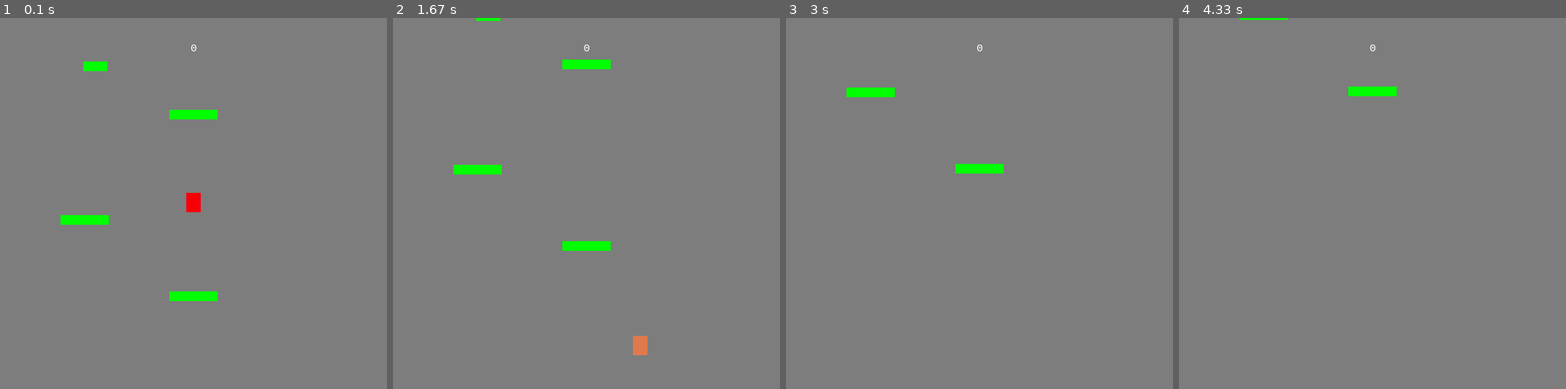
Above: before the commit, frames 1-4 (left to right).
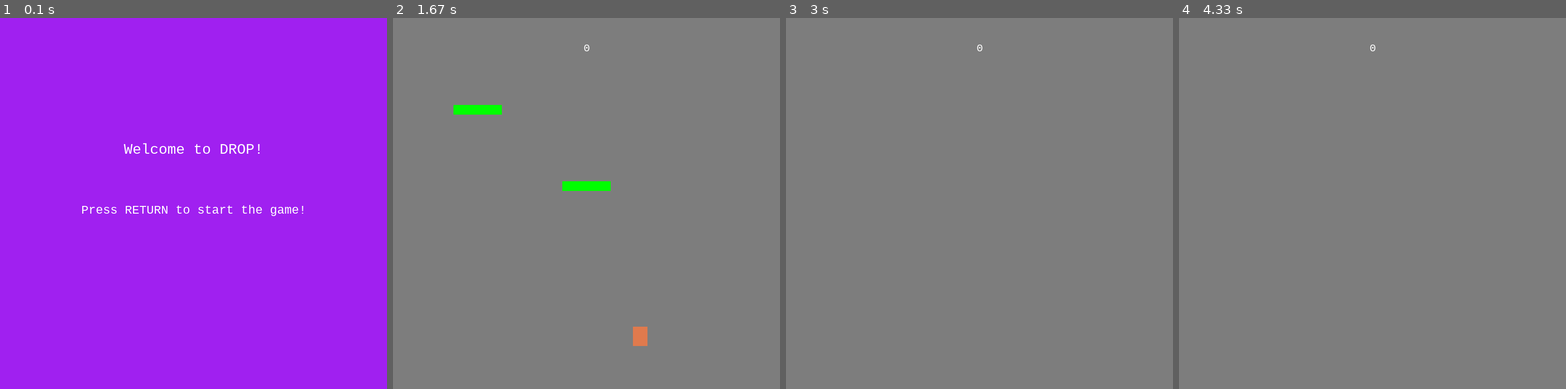
Above: after the commit, the same moments.

Repository: BulSU-BSCpE2B-Group2/DROP
Game: pygame game, started from main.py
The game is run twice, just before and just after one commit, with the same random seed, the same clock (stepped at 60 frames per second) and the same inputs.
Inputs:
- Up to frame 1 (0.1 s): no input
- Up to frame 2 (1.67 s): tap Enter at 0.33 s; tap R at 0.67 s; hold Right 1-1.47 s
- Up to frame 3 (3 s): no input
- Up to frame 4 (4.33 s): no input

The runs differ from the first frame. In frame 1, 100% of the frame differs, in the area x 0-100%, y 0-100%; in frame 2, 1.9%; in frame 3, 0.7%; in frame 4, 0.4%.

Commit message:
Did a little cleanup on some lines

Diff:
--- a/main.py
+++ b/main.py
@@ -11,7 +11,7 @@
         # initialize game window, etc.
         pg.init()
         pg.mixer.init()
-        self.screen = pg.display.set_mode((width, height), pg.FULLSCREEN)
+        self.screen = pg.display.set_mode((width, height)) # add pg.FULLSCREEN if you want to full screen
         pg.display.set_caption(title)
         self.clock = pg.time.Clock()
         self.running = True
@@ -19,9 +19,9 @@
         self.font_name = pg.font.match_font(font_name)
         self.score = 0
         self.orig_pos = 0
-        self.sequence = []
-        self.newPlatform = 0
+        self.newPlatform = 90 + height
         self.newPlatformInterval = 100
+        self.currentInterval = 0
 
     def new(self):
         # starting a new game
@@ -48,45 +48,18 @@
         # game loop update
         # Plan here was to spawn platforms with specific number of gaps
         # The platforms has to be aligned, and has to have enough room for the ball to fall and navigate through
-
-        gaps = random.randint(1, 5)
-        gaps_1 = [0, 1, 1, 1, 1, 1, 1, 1, 1, 1, 1, 1]
-        gaps_2 = [0, 0, 1, 1, 1, 1, 1, 1, 1, 1, 1, 1]
-        gaps_3 = [0, 0, 0, 1, 1, 1, 1, 1, 1, 1, 1, 1]
-        gaps_4 = [0, 0, 0, 0, 1, 1, 1, 1, 1, 1, 1, 1]
-        if gaps == 1:
-            random.shuffle(gaps_1)
-            self.sequence = gaps_1
-        elif gaps == 2:
-            random.shuffle(gaps_2)
-            self.sequence = gaps_2
-        elif gaps == 3:
-            random.shuffle(gaps_3)
-            self.sequence = gaps_3
-        elif gaps == 4:
-            random.shuffle(gaps_4)
-            self.sequence = gaps_4
-        else:
-            random.shuffle(gaps_2)
-            self.sequence = gaps_2
-        for x in self.sequence:
-            if x == 1:
-                p = Platform(self.orig_pos, 90 + height, width / 12, 20)
-                self.all_sprites.add(p)
-                self.platforms.add(p)
-                self.orig_pos += width / 12
-            else:
-                self.orig_pos += width / 12
         # ISSUE: Platforms are hollow after the initial pre-placed platforms. Still looking into this issue
         # Open for suggestions
+        self.gaps = random.randint(1, 5)
+        # self.currentInterval += 1
+        self.add_platform(self.gaps)
         self.player.update()
         self.platforms.update()
-        self.timePoint = pg.time.get_ticks()
 
         # check if player hits a platform - only if falling!
         for platform in self.platforms:
             platform.rect.y -= 2
-            if platform.rect.top <= -30:
+            if platform.rect.top <= -20:
                 platform.kill()
 
         if self.player.vel.y > 0:
@@ -98,14 +71,43 @@
         """if self.player.rect.top <= height / 4:
             self.player.pos.y += abs(self.player.vel.y)"""
 
-        """if self.player.rect.bottom > (height / 4) * 3:
+        if self.player.rect.bottom > (height / 4) * 3:
             for sprite in self.all_sprites:
                 sprite.rect.y -= max(self.player.vel.y, 10)
-                if sprite.rect.bottom < -30:
-                    sprite.kill()"""
+                if sprite.rect.bottom < 10:
+                    sprite.kill()
 
         if self.player.rect.top < 0:
             self.game_over = True
+
+    def add_platform(self, gaps):
+        gaps_1 = [0, 1, 1, 1, 1, 1, 1, 1, 1, 1, 1, 1]
+        gaps_2 = [0, 0, 1, 1, 1, 1, 1, 1, 1, 1, 1, 1]
+        gaps_3 = [0, 0, 0, 1, 1, 1, 1, 1, 1, 1, 1, 1]
+        gaps_4 = [0, 0, 0, 0, 1, 1, 1, 1, 1, 1, 1, 1]
+        if gaps == 1:
+            random.shuffle(gaps_1)
+            sequence = gaps_1
+        elif gaps == 2:
+            random.shuffle(gaps_2)
+            sequence = gaps_2
+        elif gaps == 3:
+            random.shuffle(gaps_3)
+            sequence = gaps_3
+        elif gaps == 4:
+            random.shuffle(gaps_4)
+            sequence = gaps_4
+        else:
+            random.shuffle(gaps_2)
+            sequence = gaps_2
+        for x in sequence:
+            if x == 1:
+                p = Platform(self.orig_pos, self.newPlatform, width / 12, 20)
+                self.platforms.add(p)
+                self.all_sprites.add(p)
+                self.orig_pos += width / 12
+            else:
+                self.orig_pos += width / 12
 
         # Initial plan was to spawn new platforms to keep same average number
         # wide = width / 8
@@ -128,6 +130,7 @@
                     self.running = False
                 elif event.key == pg.K_r:
                     self.game_over = False
+                    self.platforms.empty()
                     self.new()
 
         keys = pg.key.get_pressed()
@@ -144,21 +147,38 @@
             self.all_sprites.draw(self.screen)
             self.draw_text(str(self.score), 22, white, width / 2, 50)
         else:
-            self.screen.fill(dark_red)
-            self.draw_text('GAME OVER', 26, white, width / 2, height / 2 - 30)
-            self.draw_text('Press ESC to exit the game.', 24, white, width / 2, height / 2)
-            self.draw_text('Press \'r\' to restart the game.', 24, white, width / 2, height / 2 + 30)
+            self.show_go_screen()
 
         # *after* drawing everything, flip the display
         pg.display.flip()
 
     def show_start_screen(self):
         # show splash / start screen
-        pass
+        self.screen.fill(pg.color.Color('purple'))
+        self.draw_text('Welcome to DROP!', 30, white, width/2, height/3)
+        self.draw_text('Press RETURN to start the game!', 25, white, width/2, height/2)
+        pg.display.flip()
+        self.wait_key_event()
+
+    def wait_key_event(self):
+        waiting = True
+        while waiting:
+            self.clock.tick(60)
+            for event in pg.event.get():
+                if event.type == pg.QUIT:
+                    waiting = False
+                    self.running = False
+                if event.type == pg.KEYDOWN:
+                    if event.key == pg.K_RETURN:
+                        waiting = False
 
     def show_go_screen(self):
         # show game over / continue
-        pass
+        self.screen.fill(dark_red)
+        self.draw_text('GAME OVER', 26, white, width / 2, height / 2 - 30)
+        self.draw_text('Press ESC to exit the game.', 24, white, width / 2, height / 2)
+        self.draw_text('Press \'r\' to restart the game.', 24, white, width / 2, height / 2 + 30)
+        pg.display.flip()
 
     def draw_text(self, text, size, color, x, y):
         # function for drawing the text on the screen
@@ -172,8 +192,6 @@
 g = Game()
 g.show_start_screen()
 while g.running:
-    if not g.game_over:
-        g.new()
-        g.show_go_screen()
+    g.new()
 
 pg.quit()
